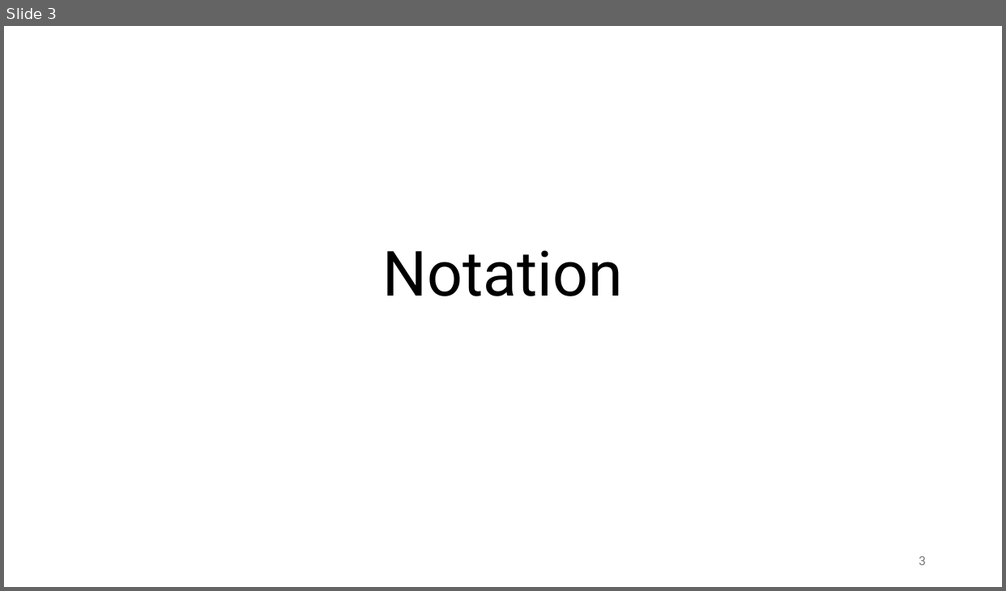
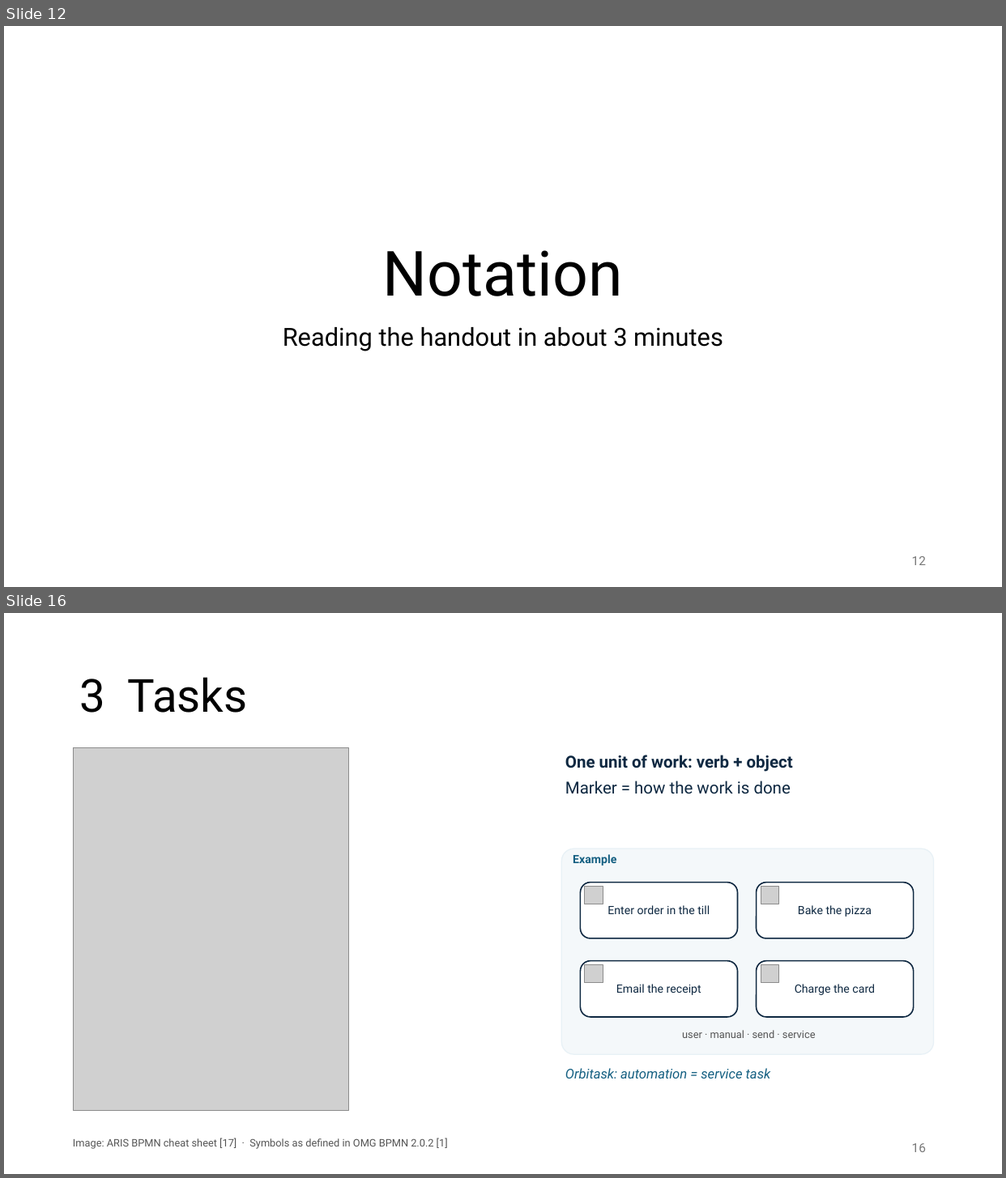
Before and after one commit to FontysVenlo/esd-2026-workshop-g03, a slide deck: BPMN Workshop.pptx. Shown one above the other, each under a label of ours: slide 3 before the commit, slides 12 and 16 after it; the slides between them are not shown. The pictures are 1006x591 and 1006x1178 pixels, drawn with LibreOffice and Linux fonts; fonts in the diff are those of the drawing; grey boxes stand for pictures. Boxes give left, top, right and bottom in pixels: in the first picture for what was removed or moved away, otherwise in the second. Text is boxed around its words. In the diff, an @@ line names an element or a change of style, - is before the commit and + after.

```diff
--- a/BPMN Workshop.pptx
+++ b/BPMN Workshop.pptx
@@ slide 16 added at [4, 613, 1002, 1174], background #FFFFFF @@
@@ title added at [80, 677, 248, 713], 44 pt, text #000000 @@
+3 Tasks
@@ picture added at [73, 747, 348, 1111] @@
@@ text added at [565, 755, 793, 794], 16 pt, text #0E2841, bold @@
+One unit of work: verb + object
+Marker = how the work is done
@@ rounded rectangle added at [562, 849, 934, 1054], fill #F4F8FA, outline #E8F1F6 1 pt @@
@@ text added at [573, 854, 616, 866], 11 pt, text #156082, bold @@
+Example
@@ rounded rectangle added at [581, 883, 738, 939], fill #FFFFFF, outline #0E2841 1.25 pt, 11 pt, text #0E2841 @@
+Enter order in the till
@@ picture added at [585, 886, 603, 905] @@
@@ rounded rectangle added at [756, 883, 914, 939], fill #FFFFFF, outline #0E2841 1.25 pt, 11 pt, text #0E2841 @@
+Bake the pizza
@@ picture added at [761, 886, 779, 905] @@
@@ rounded rectangle added at [581, 961, 738, 1017], fill #FFFFFF, outline #0E2841 1.25 pt, 11 pt, text #0E2841 @@
+Email the receipt
@@ picture added at [585, 965, 603, 983] @@
@@ rounded rectangle added at [756, 961, 914, 1017], fill #FFFFFF, outline #0E2841 1.25 pt, 11 pt, text #0E2841 @@
+Charge the card
@@ picture added at [761, 965, 779, 983] @@
@@ text added at [682, 1030, 816, 1038], 10 pt, text #555555 @@
+user · manual · send · service
@@ text added at [565, 1068, 771, 1079], 13 pt, text #156082, italic @@
+Orbitask: automation = service task
@@ text added at [73, 1138, 448, 1149], 10 pt, text #555555 @@
+Image: ARIS BPMN cheat sheet [17] · Symbols as defined in OMG BPMN 2.0.2 [1]
@@ page number added at [912, 1144, 926, 1152], 12 pt, text #797979 @@
+16
@@ what was slide 3 is now slide 12 @@
@@ slide 12 changed as well @@
@@ subtitle added at [283, 327, 723, 352], 24 pt, text #000000 @@
+Reading the handout in about 3 minutes
@@ page number at [912, 557, 926, 565]: text changed @@
-3
+12
```
Also in this commit, not shown: 7 other slides changed, 33 other slides added, 17 slides removed, 12 other files.
